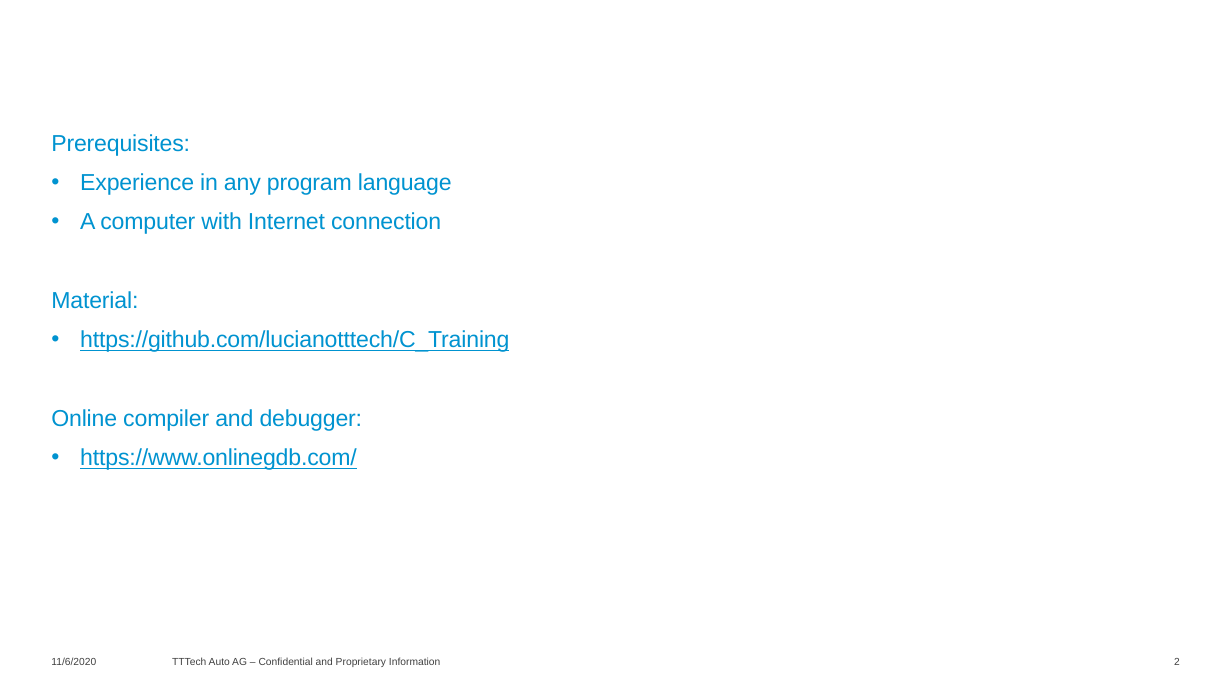
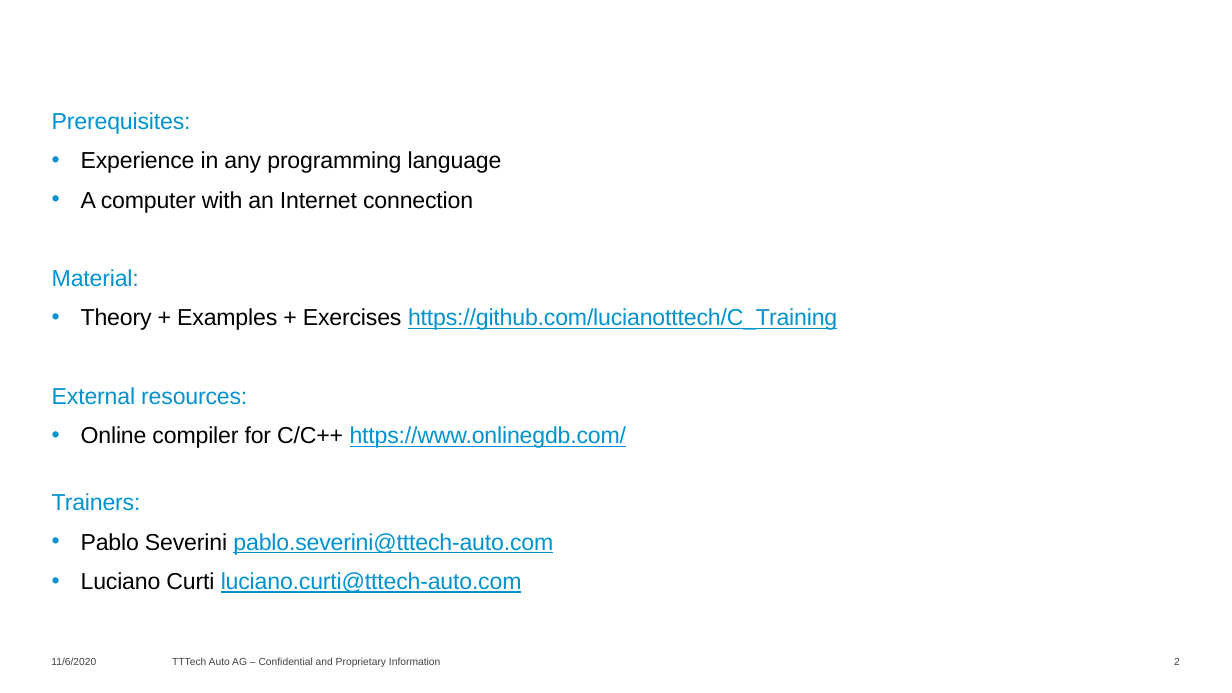
Before and after one commit to lucianotttech/C_Training, a slide deck: slide 2 of 01-Theory material/C_Training.pptx. Drawn at 1232x693 pixels with LibreOffice and Linux fonts; fonts in the diff are those of the drawing; background and template pictures are left out. Boxes give left, top, right and bottom in pixels: in the first picture for what was removed or moved away, otherwise in the second. Text is boxed around its words. In the diff, an @@ line names an element or a change of style, - is before the commit and + after.

```diff
--- a/01-Theory material/C_Training.pptx
+++ b/01-Theory material/C_Training.pptx
@@ text "Prerequisites:": place and size @@
-text "Prerequisites:" at bbox=[51, 134, 509, 470]
+text "Prerequisites:" at bbox=[52, 112, 837, 593]
@@ text at bbox=[81, 151, 502, 213]: text changed; text colour #0093D0 to #000000 @@
-• Experience in any program language
-• A computer with Internet connection
+• Experience in any programming language
+• A computer with an Internet connection
@@ text at bbox=[52, 308, 837, 593]: text changed @@
-• https://github.com/lucianotttech/C_Training
-Online compiler and debugger:
-• https://www.onlinegdb.com/
+• Theory + Examples + Exercises https://github.com/lucianotttech/C_Training
+External resources:
+• Online compiler for C/C++ https://www.onlinegdb.com/
+Trainers:
+• Pablo Severini pablo.severini@tttech-auto.com
+• Luciano Curti luciano.curti@tttech-auto.com
```
Also in this commit, not shown: 1 other slide changed, 1 other file.
